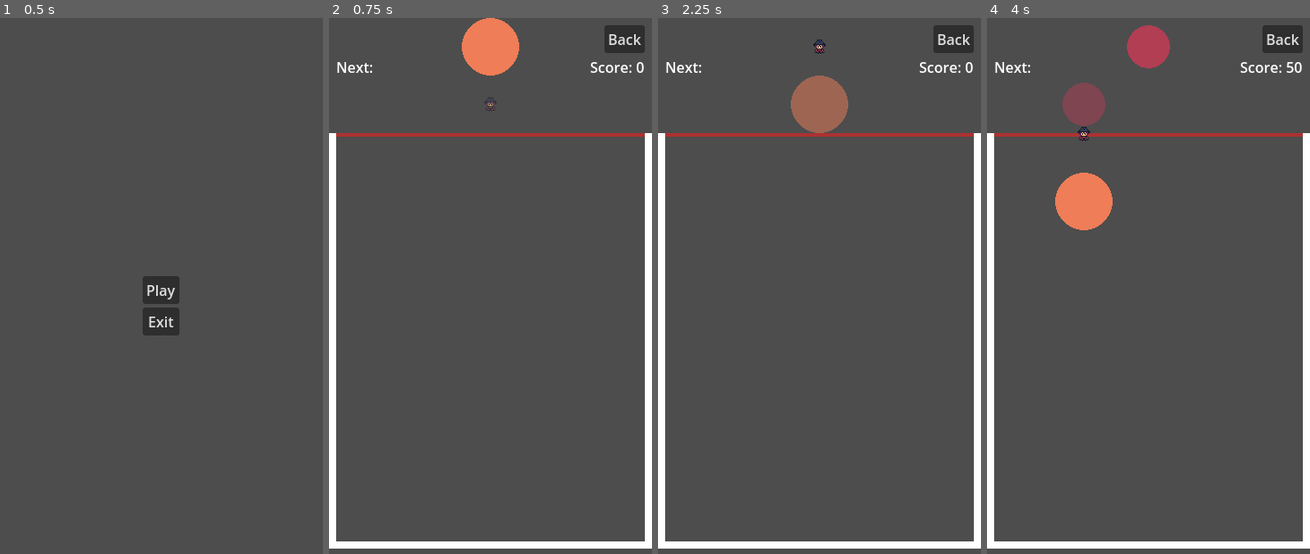
Above: before the commit, frames 1-4 (left to right).
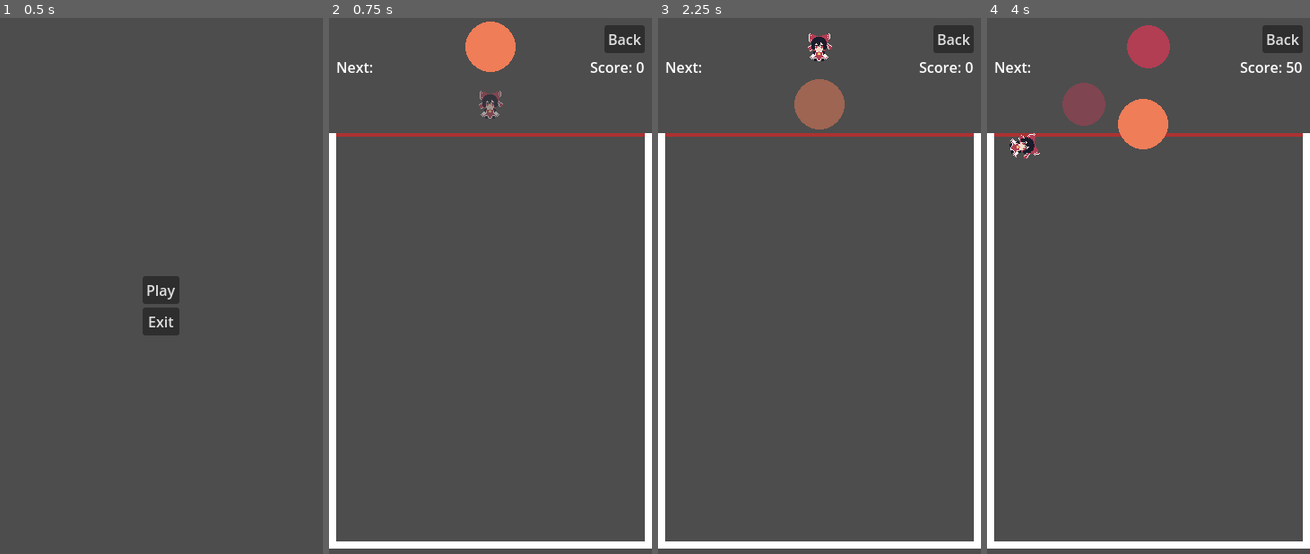
Above: after the commit, the same moments.

Repository: nikohonu/nana-watermelon
Game: Godot game, scene res://scenes/main_menu.tscn
The game is run twice, just before and just after one commit, with the same random seed, the same clock (stepped at 60 frames per second) and the same inputs.
Inputs (mouse positions are in pixels of both pictures, inside the frame that each line leads up to):
- Up to frame 1 (0.5 s): no input
- Up to frame 2 (0.75 s): click "Play" at 0.5 s
- Up to frame 3 (2.25 s): click "Back" at 1.25 s; click "Play" at 2 s
- Up to frame 4 (4 s): tap Enter at 2.75 s; move the mouse to (1219, 275) at 2.77 s; press the mouse at (1219, 275) at 2.78 s; tap Space at 3.5 s; move the mouse to (1083, 334) at 3.52 s; release the mouse at (1083, 334) at 3.53 s; click (1083, 334) at 3.6 s

Frame 1 is identical in both runs. In frame 2, 0.6% of the frame differs, in the area x 41-59%, y 0-19%; in frame 3, 0.6%; in frame 4, 3.0%, in the area x 6-57%, y 15-40%.

Commit message:
add second yokai sprite and redraw first

Diff:
--- a/project.godot
+++ b/project.godot
@@ -41,6 +41,10 @@
 2d_physics/layer_1="game"
 2d_physics/layer_2="shadow"
 
+[physics]
+
+2d/default_gravity=480.0
+
 [rendering]
 
 renderer/rendering_method="gl_compatibility"
--- a/yokai/yokai1.tscn
+++ b/yokai/yokai1.tscn
@@ -17,6 +17,6 @@
 texture = ExtResource("2_mk7aq")
 
 [node name="CollisionPolygon2D" type="CollisionPolygon2D" parent="."]
-polygon = PackedVector2Array(7, -3, 7, -1, 5, 1, 5, 3, 6, 5, 6, 7, 2, 8, -2, 8, -6, 7, -6, 5, -5, 3, -5, 1, -7, -1, -7, -3, -4, -6, -3, -8, 3, -8, 4, -6)
+polygon = PackedVector2Array(-1, -12, -4, -13, -6, -14, -10, -15, -11, -15, -12, -14, -12, -6, -11, -5, -9, -5, -9, -2, -10, -2, -12, -1, -13, 0, -13, 2, -12, 4, -11, 5, -9, 5, -8, 4, -7, 3, -8, 8, -11, 11, -11, 12, -9, 14, -6, 16, 5, 16, 8, 14, 10, 12, 10, 11, 7, 8, 6, 3, 7, 3, 10, 3, 13, 3, 14, 1, 14, -1, 13, -2, 11, -3, 10, -4, 10, -8, 11, -8, 12, -9, 12, -14, 11, -15, 10, -15, 6, -14, 3, -13, 0, -12)
 
 [connection signal="body_entered" from="." to="." method="_on_body_entered"]
--- a/yokai/yokai2.tscn
+++ b/yokai/yokai2.tscn
@@ -1,10 +1,7 @@
-[gd_scene load_steps=4 format=3 uid="uid://b2i2e68r0v3f6"]
+[gd_scene load_steps=3 format=3 uid="uid://b2i2e68r0v3f6"]
 
 [ext_resource type="Script" path="res://scripts/yokai.gd" id="1_r777i"]
 [ext_resource type="Texture2D" uid="uid://1xtemlrloyub" path="res://spirtes/yokai/yokai2.png" id="2_g0h41"]
-
-[sub_resource type="CircleShape2D" id="CircleShape2D_ym2iy"]
-radius = 16.0
 
 [node name="Yokai2" type="RigidBody2D" node_paths=PackedStringArray("sprite")]
 texture_filter = 1
@@ -19,7 +16,7 @@
 [node name="Sprite2D" type="Sprite2D" parent="."]
 texture = ExtResource("2_g0h41")
 
-[node name="CollisionShape2D" type="CollisionShape2D" parent="."]
-shape = SubResource("CircleShape2D_ym2iy")
+[node name="CollisionPolygon2D" type="CollisionPolygon2D" parent="."]
+polygon = PackedVector2Array(2, -20, -3, -19, -9, -13, -9, -9, -11, -9, -13, -8, -17, -4, -17, -1, -15, 1, -11, 1, -11, 3, -9, 3, -9, 9, -8, 10, -10, 12, -10, 13, -9, 14, -7, 14, -6, 14, -9, 17, -9, 19, -8, 20, 9, 20, 10, 19, 10, 17, 8, 15, 8, 14, 10, 14, 11, 13, 11, 12, 8, 9, 8, 8, 9, 8, 10, 5, 11, 3, 12, 1, 13, 2, 16, 2, 18, 0, 18, -3, 14, -6, 11, -6, 11, -8, 12, -8, 13, -9, 13, -11, 11, -13, 10, -15, 9, -17, 8, -18, 7, -19, 3, -20, 2, -20)
 
 [connection signal="body_entered" from="." to="." method="_on_body_entered"]
--- a/yokai/yokai4.tscn
+++ b/yokai/yokai4.tscn
@@ -4,7 +4,7 @@
 [ext_resource type="Texture2D" uid="uid://blun7m4nmcvtc" path="res://spirtes/yokai/yokai4.png" id="2_kq5j4"]
 
 [sub_resource type="CircleShape2D" id="CircleShape2D_ym2iy"]
-radius = 32.0
+radius = 28.0
 
 [node name="Yokai4" type="RigidBody2D" node_paths=PackedStringArray("sprite")]
 texture_filter = 1
--- a/yokai/yokai5.tscn
+++ b/yokai/yokai5.tscn
@@ -4,7 +4,7 @@
 [ext_resource type="Texture2D" uid="uid://c32xf6ru3r3gc" path="res://spirtes/yokai/yokai5.png" id="2_acp5w"]
 
 [sub_resource type="CircleShape2D" id="CircleShape2D_ym2iy"]
-radius = 40.0
+radius = 32.0
 
 [node name="Yokai5" type="RigidBody2D" node_paths=PackedStringArray("sprite")]
 texture_filter = 1
Binary file changed: spirtes/yokai/yokai1.png
Binary file changed: spirtes/yokai/yokai2.png
Binary file changed: spirtes/yokai/yokai4.png
Binary file changed: spirtes/yokai/yokai5.png
Not shown, changed: CHANGELOG.md
